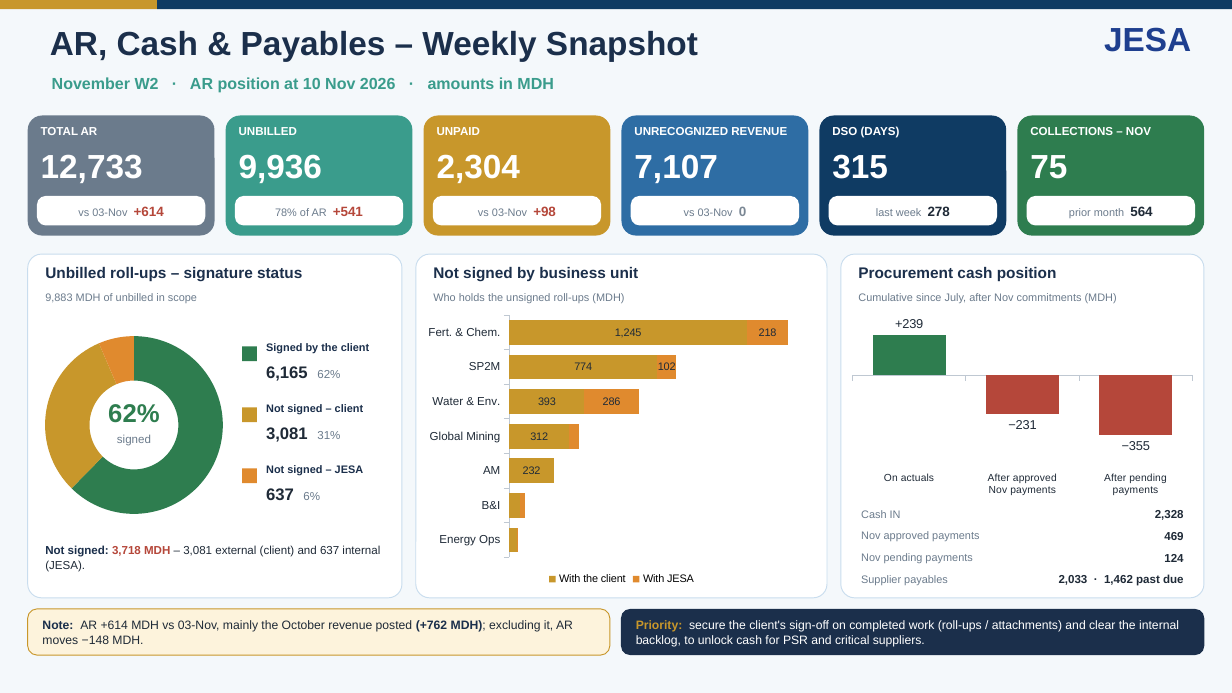
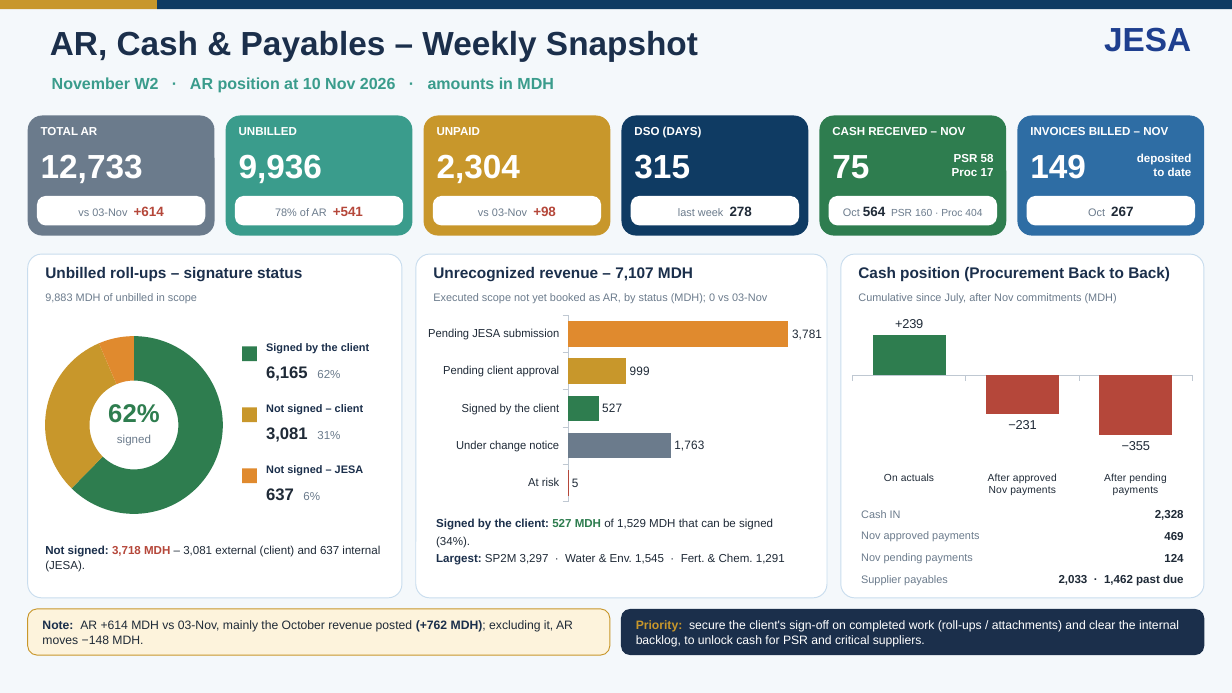
Before and after one commit to cherkaouihassan-art/Skills-Repo, a slide deck: slide 1 of weekly-ar-cash-deck/output/JESA_AR_Cash_Snapshot_Nov_W2_2026-11-11.pptx. Drawn at 1232x693 pixels with LibreOffice and Linux fonts; fonts in the diff are those of the drawing. Boxes give left, top, right and bottom in pixels: in the first picture for what was removed or moved away, otherwise in the second. Text is boxed around its words. In the diff, an @@ line names an element or a change of style, - is before the commit and + after.

```diff
--- a/weekly-ar-cash-deck/output/JESA_AR_Cash_Snapshot_Nov_W2_2026-11-11.pptx
+++ b/weekly-ar-cash-deck/output/JESA_AR_Cash_Snapshot_Nov_W2_2026-11-11.pptx
@@ rounded rectangle at [622,116,809,236]: fill #2E6DA4 to #0F3B63 @@
@@ rounded rectangle at [820,116,1006,236]: fill #0F3B63 to #2E7D4F @@
@@ rounded rectangle at [1018,116,1204,236]: fill #2E7D4F to #2E6DA4 @@
@@ text removed at [634,127,787,135] @@
-UNRECOGNIZED REVENUE
@@ text added at [832,127,965,135], 9 pt, text #FFFFFF, bold @@
+CASH RECEIVED – NOV
@@ text at [1030,127,1168,135]: text changed @@
-COLLECTIONS – NOV
+INVOICES BILLED – NOV
@@ text removed at [634,154,717,183] @@
-7,107
@@ text added at [952,154,994,176], 9 pt, text #FFFFFF, bold @@
+PSR 58
+Proc 17
@@ text added at [1030,154,1086,179], 26 pt, text #FFFFFF, bold @@
+149
@@ text added at [1137,153,1192,176], 9 pt, text #FFFFFF, bold @@
+deposited
+to date
@@ 4 texts: place and size @@
-4 texts at [832,126,1067,216]
+4 texts at [634,126,869,216]
@@ text removed at [684,207,746,216] @@
-vs 03-Nov 0
@@ text added at [843,206,982,216], 8 pt, text #6B7B8C @@
+Oct 564 PSR 160 · Proc 404
@@ text at [1088,206,1133,216]: text changed @@
-prior month 564
+Oct 267
@@ text at [433,267,693,282]: text changed @@
-Not signed by business unit
+Unrecognized revenue – 7,107 MDH
@@ text at [858,267,1170,282]: text changed @@
-Procurement cash position
+Cash position (Procurement Back to Back)
@@ text at [433,293,767,303]: text changed @@
-Who holds the unsigned roll-ups (MDH)
+Executed scope not yet booked as AR, by status (MDH); 0 vs 03-Nov
@@ bar stacked chart removed at [421,310,823,589] @@
-categories: Fert. & Chem., SP2M, Water & Env., Global Mining, AM, B&I, Energy Ops
-With the client: 1245, 774, 393, 312, 232, 56, 42
-With JESA: 218, 102, 286, 55, 0, 24, 5
@@ bar chart added at [421,311,823,506] @@
+categories: Pending JESA submission, Pending client approval, Signed by the client, Under change notice, At risk
+Series 1: 3781, 999, 527, 1763, 5
@@ text added at [436,518,785,565], 9 pt, text #1F2A37 @@
+Signed by the client: 527 MDH of 1,529 MDH that can be signed (34%).
+Largest: SP2M 3,297 · Water & Env. 1,545 · Fert. & Chem. 1,291
```
Also in this commit, not shown: 8 other files.
